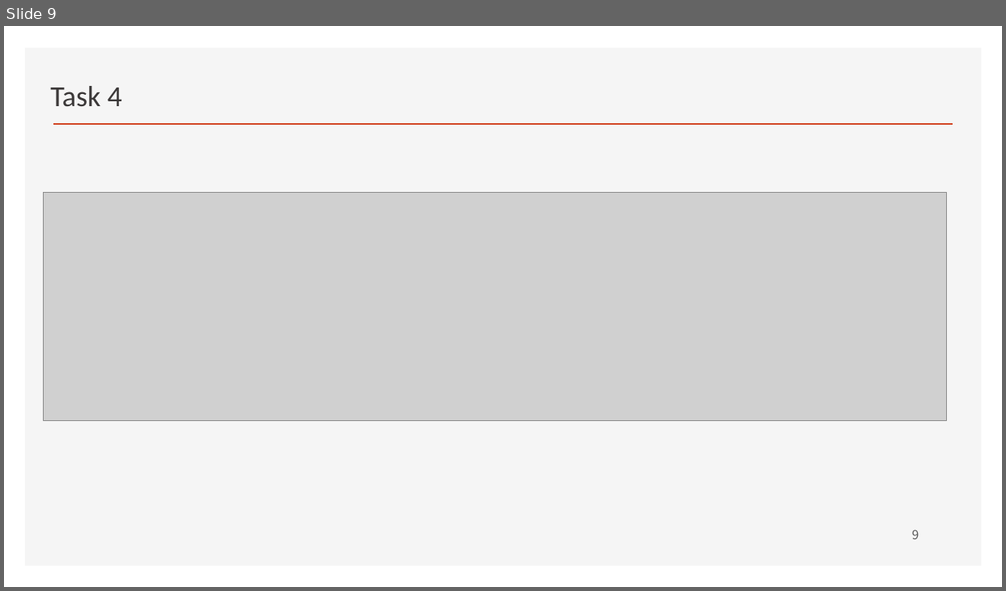
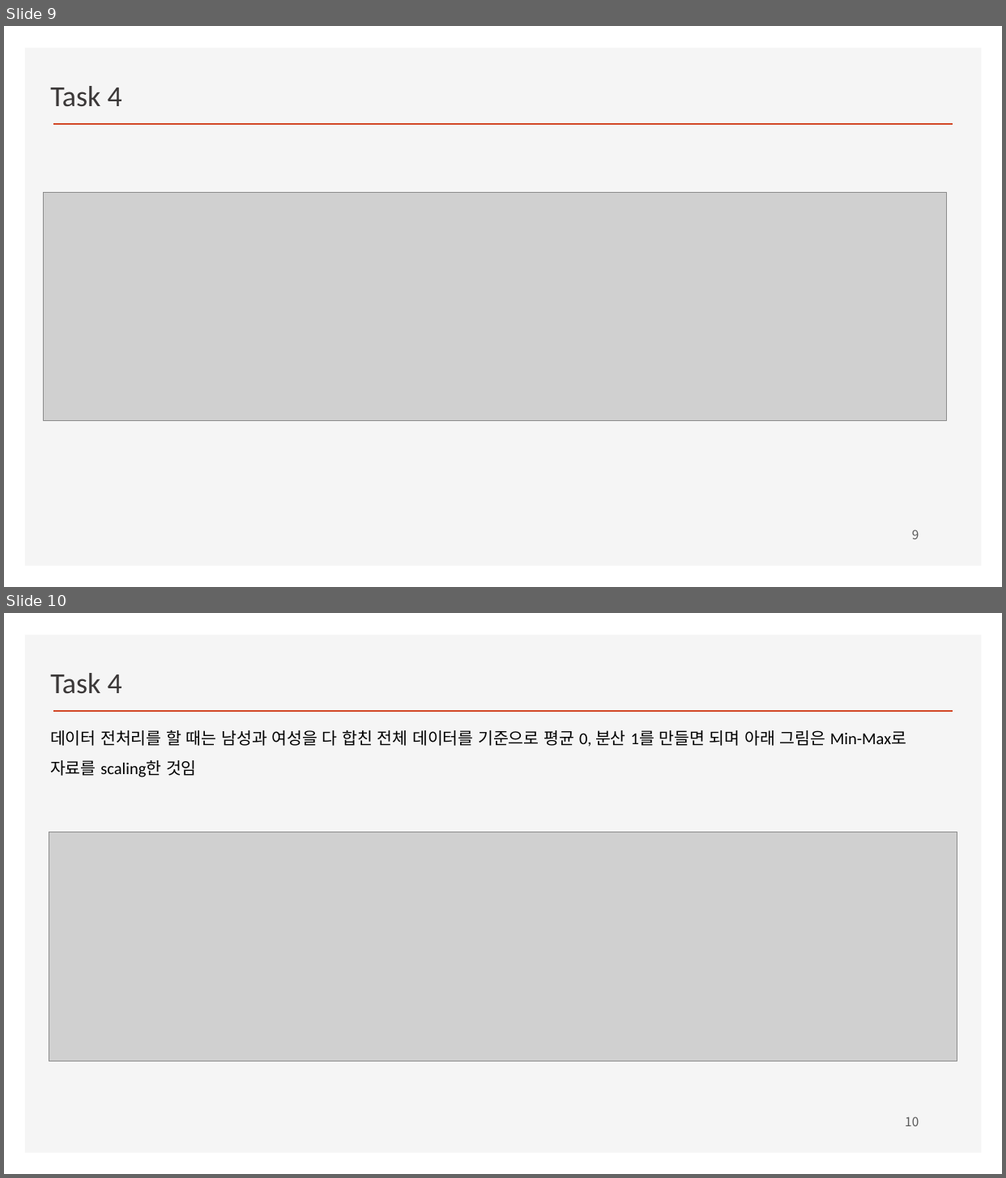
Before and after one commit to ancestor9/2026_Fall_Machine-Learning, a slide deck: 01_ML.pptx. Shown one above the other, each under a label of ours: slide 9 before the commit, slides 9 and 10 after it. The pictures are 1006x591 and 1006x1178 pixels, drawn with LibreOffice and Linux fonts; fonts in the diff are those of the drawing; grey boxes stand for pictures; background and template pictures are left out. Boxes give left, top, right and bottom in pixels: in the first picture for what was removed or moved away, otherwise in the second. Text is boxed around its words. In the diff, an @@ line names an element or a change of style, - is before the commit and + after.

```diff
--- a/01_ML.pptx
+++ b/01_ML.pptx
@@ slide 10 added at (x1=4, y1=613, x2=1002, y2=1174), background #FFFFFF; not listed: 2 template elements that a slide beside it also shows @@
@@ text added at (x1=50, y1=673, x2=122, y2=694), 28 pt, text #3B3838 @@
+Task 4
@@ text added at (x1=50, y1=730, x2=906, y2=777), 16 pt, text #000000 @@
+데이터 전처리를 할 때는 남성과 여성을 다 합친 전체 데이터를 기준으로 평균 0, 분산 1를 만들면 되며 아래 그림은 Min-Max로 자료를 scaling한 것임
@@ picture added at (x1=49, y1=833, x2=957, y2=1062) @@
@@ page number added at (x1=905, y1=1117, x2=918, y2=1127), 12 pt, text #595959 @@
+10
```
Also in this commit, not shown: 1 other slide added.
